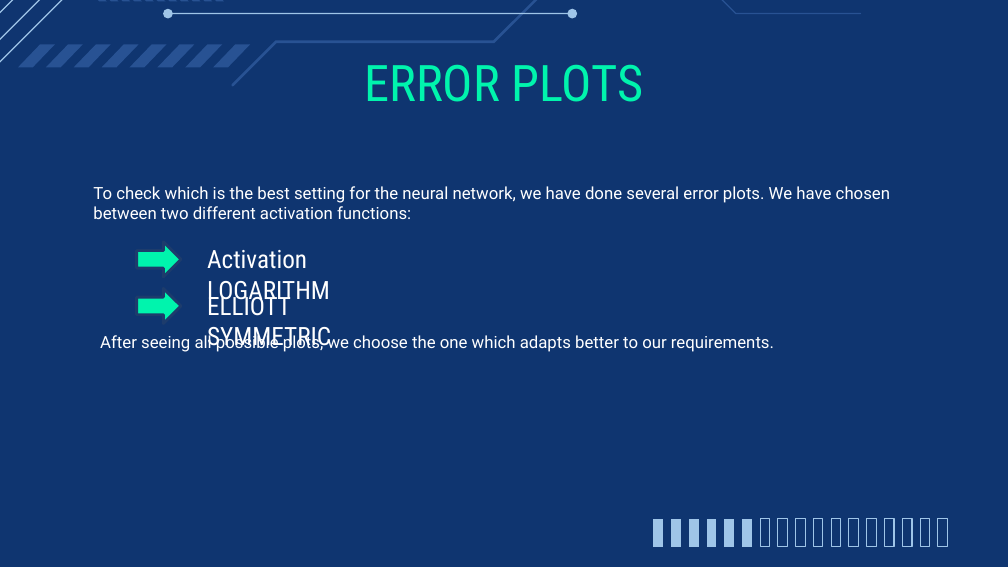
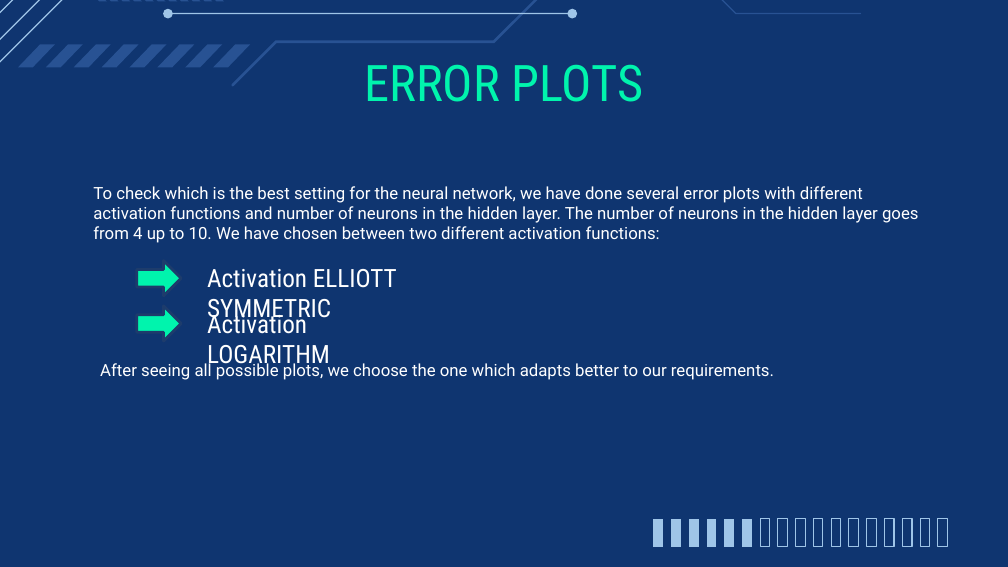
Before and after one commit to IntelligentSystemsUMAProject/LabProject01, a slide deck: slide 10 of Neural Networks.pptx (slide 7 before the commit). Drawn at 1008x567 pixels with LibreOffice and Linux fonts; fonts in the diff are those of the drawing. Boxes give left, top, right and bottom in pixels: in the first picture for what was removed or moved away, otherwise in the second. Text is boxed around its words. In the diff, an @@ line names an element or a change of style, - is before the commit and + after.

```diff
--- a/Neural Networks.pptx
+++ b/Neural Networks.pptx
@@ text at [93,186,919,239]: text changed @@
-To check which is the best setting for the neural network, we have done several error plots. We have chosen between two different activation functions:
+To check which is the best setting for the neural network, we have done several error plots with different activation functions and number of neurons in the hidden layer. The number of neurons in the hidden layer goes from 4 up to 10. We have chosen between two different activation functions:
@@ right arrow: place and size @@
-right arrow at [137,242,181,277]
+right arrow at [137,261,181,296]
@@ text at [207,269,397,324]: text changed @@
-ELLIOTT SYMMETRIC
+Activation ELLIOTT SYMMETRIC
@@ right arrow: place and size @@
-right arrow at [137,288,181,324]
+right arrow at [137,306,181,342]
@@ text "Activation LOGARITHM" rewrapped from [207,250,330,305] to [207,310,330,369] @@
@@ text "After seeing all possible plots, ...": place and size @@
-text "After seeing all possible plots, ..." at [100,333,774,352]
+text "After seeing all possible plots, ..." at [100,360,774,380]
```
Also in this commit, not shown: 5 other slides changed, 4 slides added, 1 slide removed.
